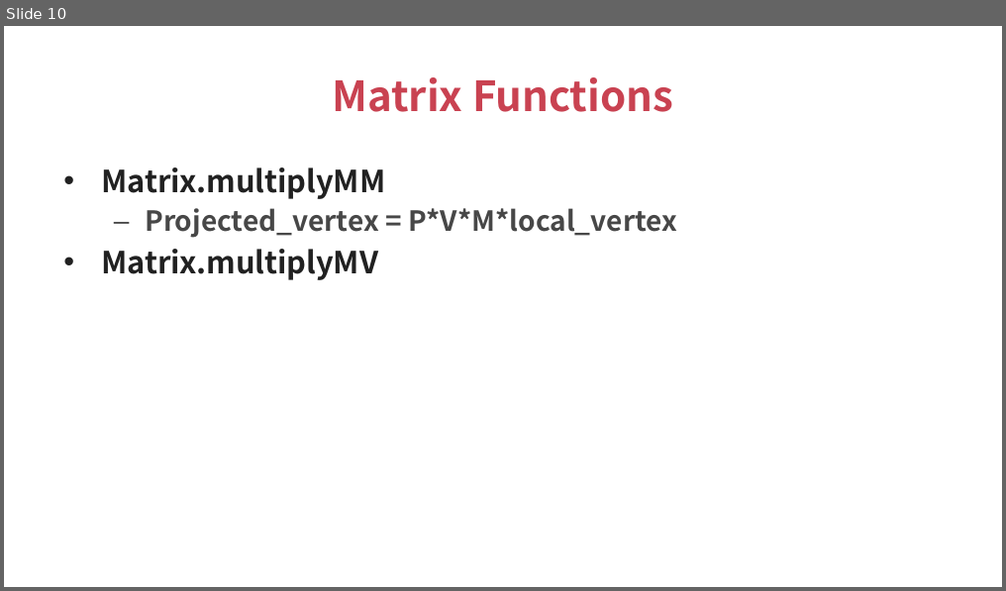
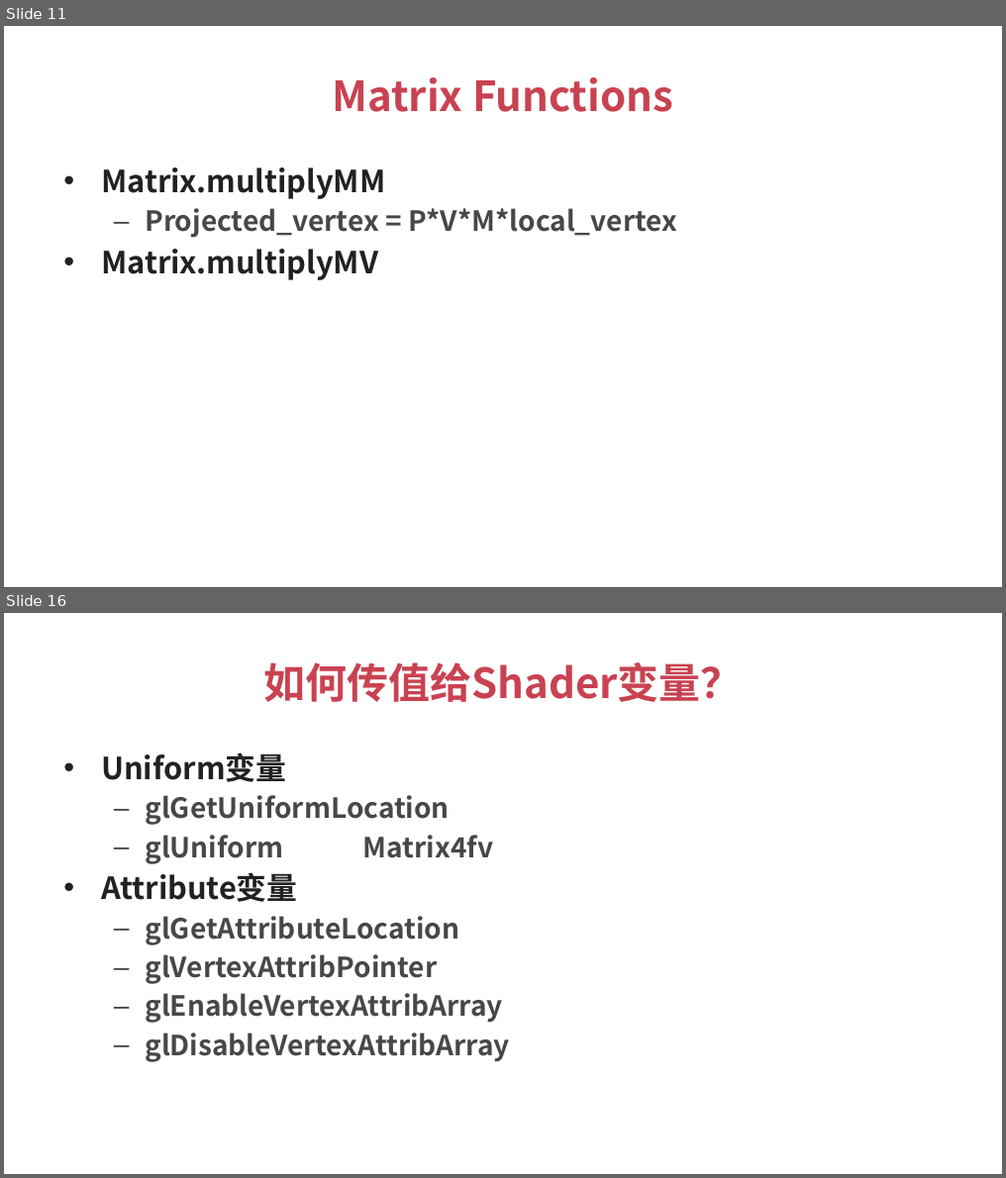
Before and after one commit to talentzxf/LearningAndroid, a slide deck: PPT/OpenGLTutorial_2.pptx. Shown one above the other, each under a label of ours: slide 10 before the commit, slides 11 and 16 after it; the slides between them are not shown. The pictures are 1006x591 and 1006x1178 pixels, drawn with LibreOffice and Linux fonts; fonts in the diff are those of the drawing. Boxes give left, top, right and bottom in pixels: in the first picture for what was removed or moved away, otherwise in the second. Text is boxed around its words. In the diff, an @@ line names an element or a change of style, - is before the commit and + after.

```diff
--- a/PPT/OpenGLTutorial_2.pptx
+++ b/PPT/OpenGLTutorial_2.pptx
@@ slide 16 added at [4,613,1002,1174], background #FFFFFF @@
@@ title added at [263,663,743,702], 30 pt, text #C94251, bold @@
+如何传值给Shader变量？
@@ text added at [101,753,510,1062], 20 pt, text #474747, bold @@
+• Uniform变量
+  – glGetUniformLocation
+  – glUniform Matrix4fv
+• Attribute变量
+  – glGetAttributeLocation
+  – glVertexAttribPointer
+  – glEnableVertexAttribArray
+  – glDisableVertexAttribArray
@@ what was slide 10 is now slide 11 @@
```
Also in this commit, not shown: 2 slides changed, 7 other slides added, 2 slides removed, 2 other files.
